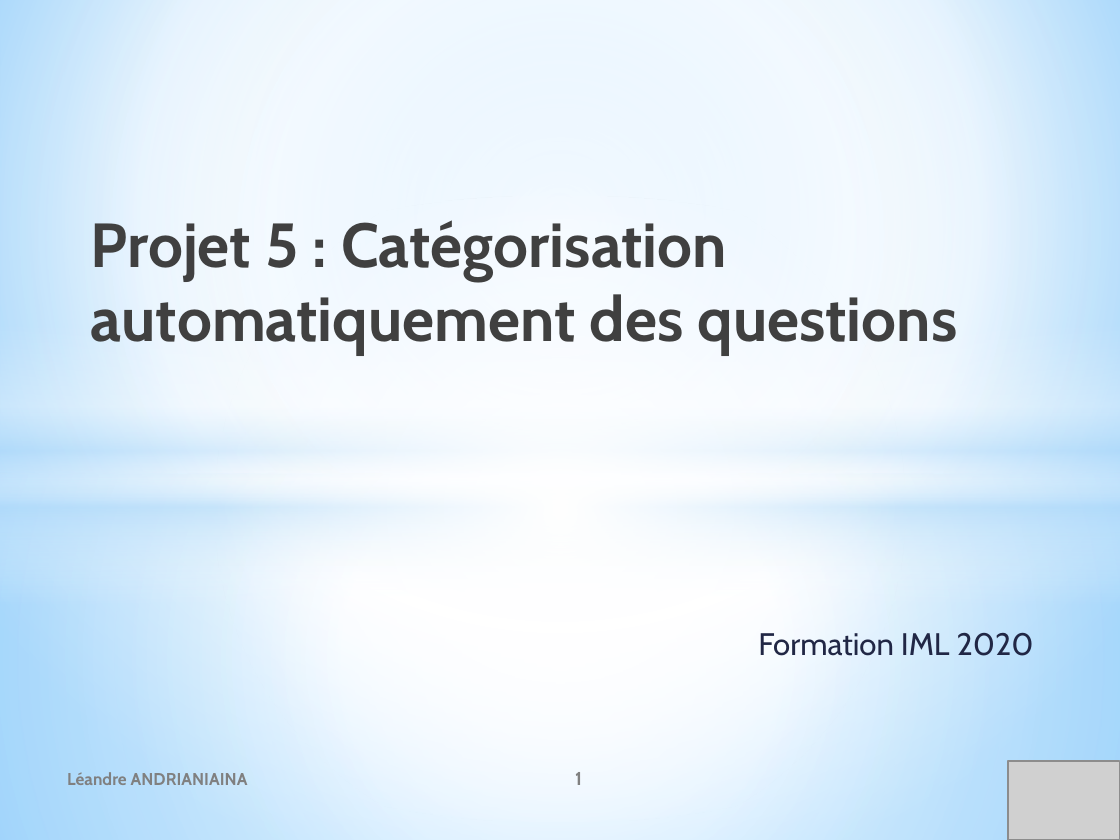
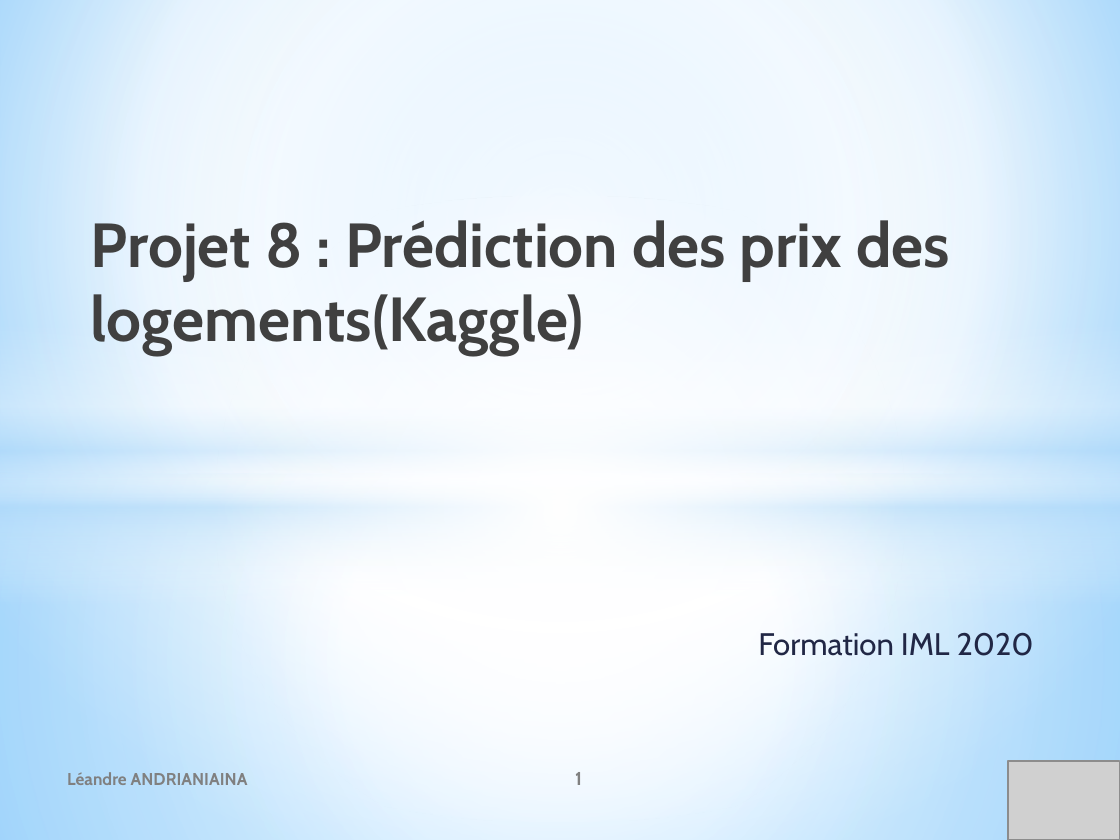
Before and after one commit to leandre12/houseprice, a slide deck: slide 1 of documents/P8_Presentationprojet.pptx. Drawn at 1120x840 pixels with LibreOffice and Linux fonts; fonts in the diff are those of the drawing; grey boxes stand for pictures. Boxes give left, top, right and bottom in pixels: in the first picture for what was removed or moved away, otherwise in the second. Text is boxed around its words. In the diff, an @@ line names an element or a change of style, - is before the commit and + after.

```diff
--- a/documents/P8_Presentationprojet.pptx
+++ b/documents/P8_Presentationprojet.pptx
@@ title at <box>91,220,950,356</box>: text changed @@
-Projet 5 : Catégorisation automatiquement des questions
+Projet 8 : Prédiction des prix des logements(Kaggle)
```
Also in this commit, not shown: 6 other slides changed, 6 slides added, 6 slides removed, 9 other files.
